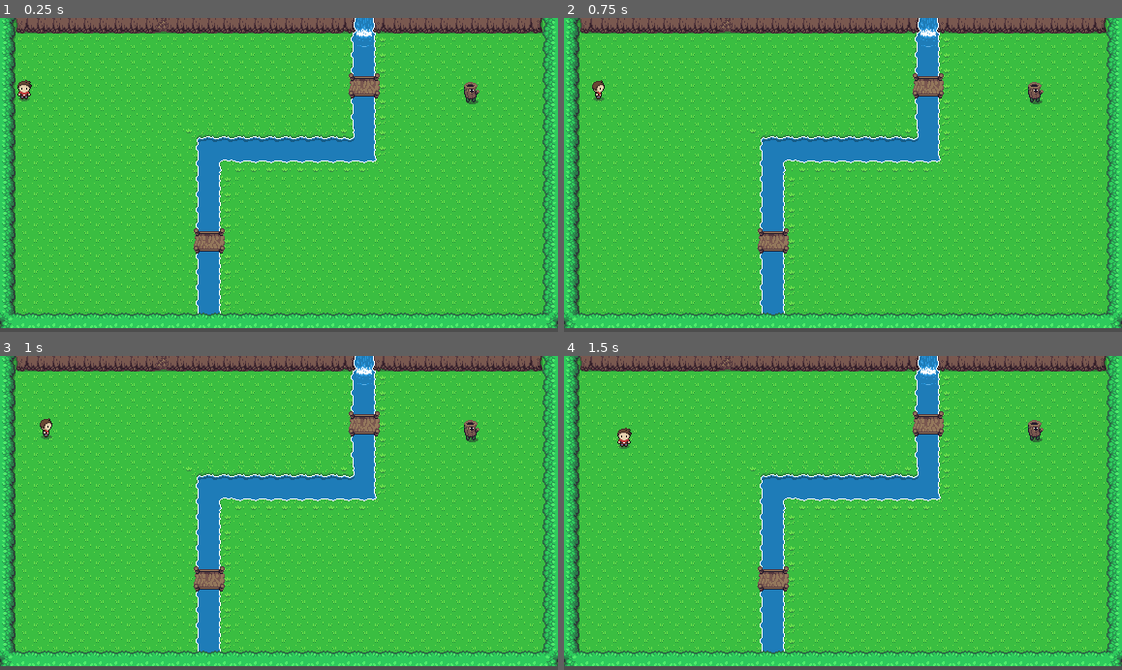
Above: before the commit, frames 1-4 (two rows, left to right).
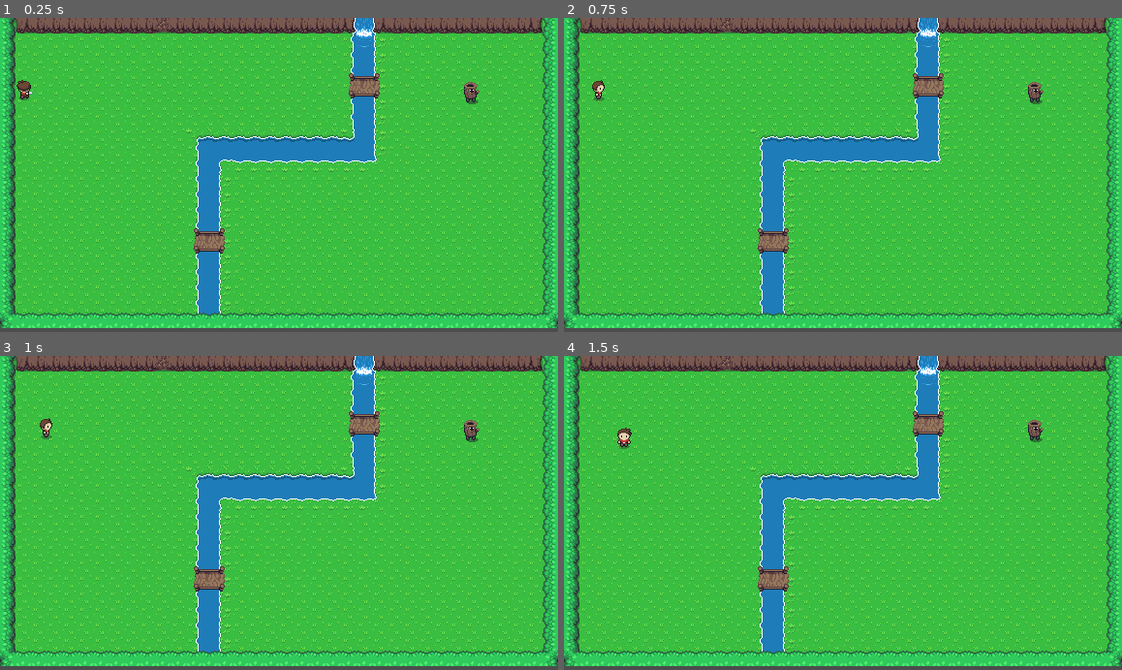
Above: after the commit, the same moments.

Repository: JojSh/Choppa
Game: Godot game, scene res://main.tscn
Two runs of this game, one before a commit and one after it. Both use one fixed random seed, a clock stepped at 60 frames per second and the inputs below.
Inputs:
- Up to frame 1 (0.25 s): no input
- Up to frame 2 (0.75 s): tap Enter at 0.5 s; hold Right (move_right) from 0.53 s (still down)
- Up to frame 3 (1 s): keep holding Right (move_right)
- Up to frame 4 (1.5 s): tap Space at 1.25 s; release Right (move_right) at 1.28 s; hold Down (move_down) from 1.28 s (still down)

The runs differ from the first frame. In frame 1, 0.1% of the frame differs, in the area x 2-6%, y 19-27%; in frame 2, nothing differs; in frame 3, nothing differs; in frame 4, nothing differs.

Commit message:
Add attack animations and rename walking animation func

Diff:
--- a/Player.gd
+++ b/Player.gd
@@ -6,20 +6,11 @@
 	velocity = Vector2.ZERO
 	var direction = Input.get_vector("move_left", "move_right", "move_up", "move_down")
 
-	if Input.is_action_pressed("move_up"):
-		velocity.y -= 1
-	if Input.is_action_pressed("move_down"):
-		velocity.y += 1
-	if Input.is_action_pressed("move_left"):
-		velocity.x -= 1
-	if Input.is_action_pressed("move_right"):
-		velocity.x += 1
+	velocity = direction * move_speed_px
+	move_and_slide()
+	handle_walking_animation(direction)
 
-	velocity = velocity.normalized() * move_speed_px
-	move_and_slide()
-	handle_animation(direction)
-
-func handle_animation (direction):
+func handle_walking_animation (direction):
 	if direction.x > 0:
 		$AnimatedSprite2D.play("right")
 	elif direction.x < 0:
--- a/Player.tscn
+++ b/Player.tscn
@@ -1,8 +1,72 @@
-[gd_scene load_steps=21 format=3 uid="uid://bpoib1igp1wij"]
+[gd_scene load_steps=37 format=3 uid="uid://bpoib1igp1wij"]
 
 [ext_resource type="Texture2D" uid="uid://da1spkp08b6ld" path="res://character.png" id="1_s7sa1"]
 [ext_resource type="Script" path="res://Player.gd" id="1_yh6dg"]
 
+[sub_resource type="AtlasTexture" id="AtlasTexture_chgfx"]
+atlas = ExtResource("1_s7sa1")
+region = Rect2(0, 128, 32, 32)
+
+[sub_resource type="AtlasTexture" id="AtlasTexture_nqbao"]
+atlas = ExtResource("1_s7sa1")
+region = Rect2(32, 128, 32, 32)
+
+[sub_resource type="AtlasTexture" id="AtlasTexture_jb8o7"]
+atlas = ExtResource("1_s7sa1")
+region = Rect2(64, 128, 32, 32)
+
+[sub_resource type="AtlasTexture" id="AtlasTexture_73wx4"]
+atlas = ExtResource("1_s7sa1")
+region = Rect2(96, 128, 32, 32)
+
+[sub_resource type="AtlasTexture" id="AtlasTexture_5hy13"]
+atlas = ExtResource("1_s7sa1")
+region = Rect2(0, 224, 32, 32)
+
+[sub_resource type="AtlasTexture" id="AtlasTexture_m61du"]
+atlas = ExtResource("1_s7sa1")
+region = Rect2(32, 224, 32, 32)
+
+[sub_resource type="AtlasTexture" id="AtlasTexture_4blxg"]
+atlas = ExtResource("1_s7sa1")
+region = Rect2(64, 224, 32, 32)
+
+[sub_resource type="AtlasTexture" id="AtlasTexture_bus0s"]
+atlas = ExtResource("1_s7sa1")
+region = Rect2(96, 224, 32, 32)
+
+[sub_resource type="AtlasTexture" id="AtlasTexture_6ut3b"]
+atlas = ExtResource("1_s7sa1")
+region = Rect2(0, 192, 32, 32)
+
+[sub_resource type="AtlasTexture" id="AtlasTexture_efm64"]
+atlas = ExtResource("1_s7sa1")
+region = Rect2(32, 192, 32, 32)
+
+[sub_resource type="AtlasTexture" id="AtlasTexture_5brlm"]
+atlas = ExtResource("1_s7sa1")
+region = Rect2(64, 192, 32, 32)
+
+[sub_resource type="AtlasTexture" id="AtlasTexture_bfycj"]
+atlas = ExtResource("1_s7sa1")
+region = Rect2(96, 192, 32, 32)
+
+[sub_resource type="AtlasTexture" id="AtlasTexture_p5ft4"]
+atlas = ExtResource("1_s7sa1")
+region = Rect2(0, 160, 32, 32)
+
+[sub_resource type="AtlasTexture" id="AtlasTexture_21tm8"]
+atlas = ExtResource("1_s7sa1")
+region = Rect2(32, 160, 32, 32)
+
+[sub_resource type="AtlasTexture" id="AtlasTexture_l6gum"]
+atlas = ExtResource("1_s7sa1")
+region = Rect2(64, 160, 32, 32)
+
+[sub_resource type="AtlasTexture" id="AtlasTexture_14qa3"]
+atlas = ExtResource("1_s7sa1")
+region = Rect2(96, 160, 32, 32)
+
 [sub_resource type="AtlasTexture" id="AtlasTexture_3ykur"]
 atlas = ExtResource("1_s7sa1")
 region = Rect2(0, 0, 16, 32)
@@ -69,6 +133,74 @@
 
 [sub_resource type="SpriteFrames" id="SpriteFrames_5i4ok"]
 animations = [{
+"frames": [{
+"duration": 1.0,
+"texture": SubResource("AtlasTexture_chgfx")
+}, {
+"duration": 1.0,
+"texture": SubResource("AtlasTexture_nqbao")
+}, {
+"duration": 1.0,
+"texture": SubResource("AtlasTexture_jb8o7")
+}, {
+"duration": 1.0,
+"texture": SubResource("AtlasTexture_73wx4")
+}],
+"loop": false,
+"name": &"attack_down",
+"speed": 5.0
+}, {
+"frames": [{
+"duration": 1.0,
+"texture": SubResource("AtlasTexture_5hy13")
+}, {
+"duration": 1.0,
+"texture": SubResource("AtlasTexture_m61du")
+}, {
+"duration": 1.0,
+"texture": SubResource("AtlasTexture_4blxg")
+}, {
+"duration": 1.0,
+"texture": SubResource("AtlasTexture_bus0s")
+}],
+"loop": false,
+"name": &"attack_left",
+"speed": 5.0
+}, {
+"frames": [{
+"duration": 1.0,
+"texture": SubResource("AtlasTexture_6ut3b")
+}, {
+"duration": 1.0,
+"texture": SubResource("AtlasTexture_efm64")
+}, {
+"duration": 1.0,
+"texture": SubResource("AtlasTexture_5brlm")
+}, {
+"duration": 1.0,
+"texture": SubResource("AtlasTexture_bfycj")
+}],
+"loop": false,
+"name": &"attack_right",
+"speed": 5.0
+}, {
+"frames": [{
+"duration": 1.0,
+"texture": SubResource("AtlasTexture_p5ft4")
+}, {
+"duration": 1.0,
+"texture": SubResource("AtlasTexture_21tm8")
+}, {
+"duration": 1.0,
+"texture": SubResource("AtlasTexture_l6gum")
+}, {
+"duration": 1.0,
+"texture": SubResource("AtlasTexture_14qa3")
+}],
+"loop": false,
+"name": &"attack_up",
+"speed": 5.0
+}, {
 "frames": [{
 "duration": 1.0,
 "texture": SubResource("AtlasTexture_3ykur")
@@ -148,7 +280,7 @@
 [node name="AnimatedSprite2D" type="AnimatedSprite2D" parent="."]
 position = Vector2(0, -1)
 sprite_frames = SubResource("SpriteFrames_5i4ok")
-animation = &"down"
+animation = &"attack_up"
 
 [node name="CollisionShape2D" type="CollisionShape2D" parent="."]
 position = Vector2(0, 7)
--- a/project.godot
+++ b/project.godot
@@ -43,6 +43,11 @@
 "events": [Object(InputEventKey,"resource_local_to_scene":false,"resource_name":"","device":-1,"window_id":0,"alt_press …(182 unchanged characters)…
 ]
 }
+attack={
+"deadzone": 0.5,
+"events": [Object(InputEventKey,"resource_local_to_scene":false,"resource_name":"","device":-1,"window_id":0,"alt_pressed":false,"shift_pressed":false,"ctrl_pressed":false,"meta_pressed":false,"pressed":false,"keycode":0,"physical_keycode":32,"key_label":0,"unicode":32,"echo":false,"script":null)
+]
+}
 
 [rendering]
 
